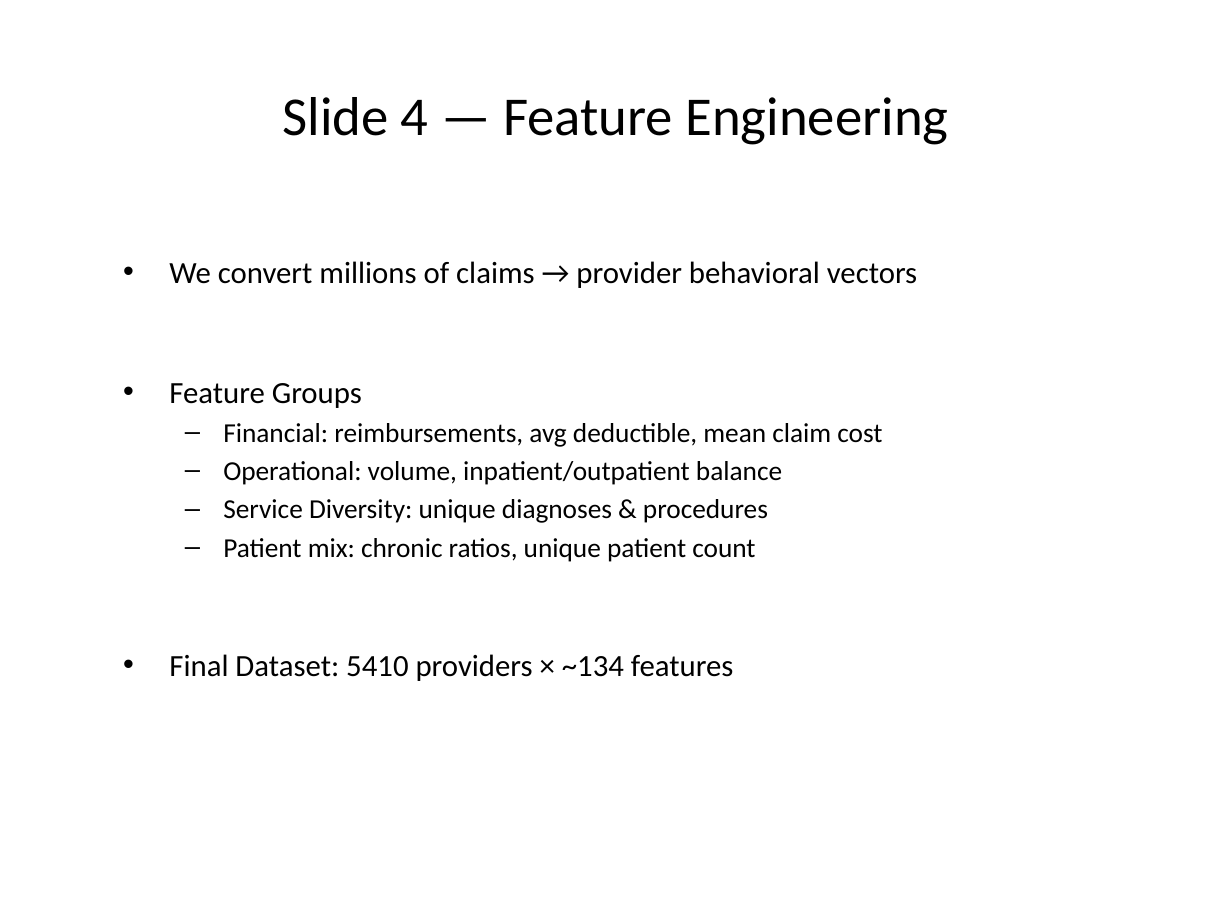
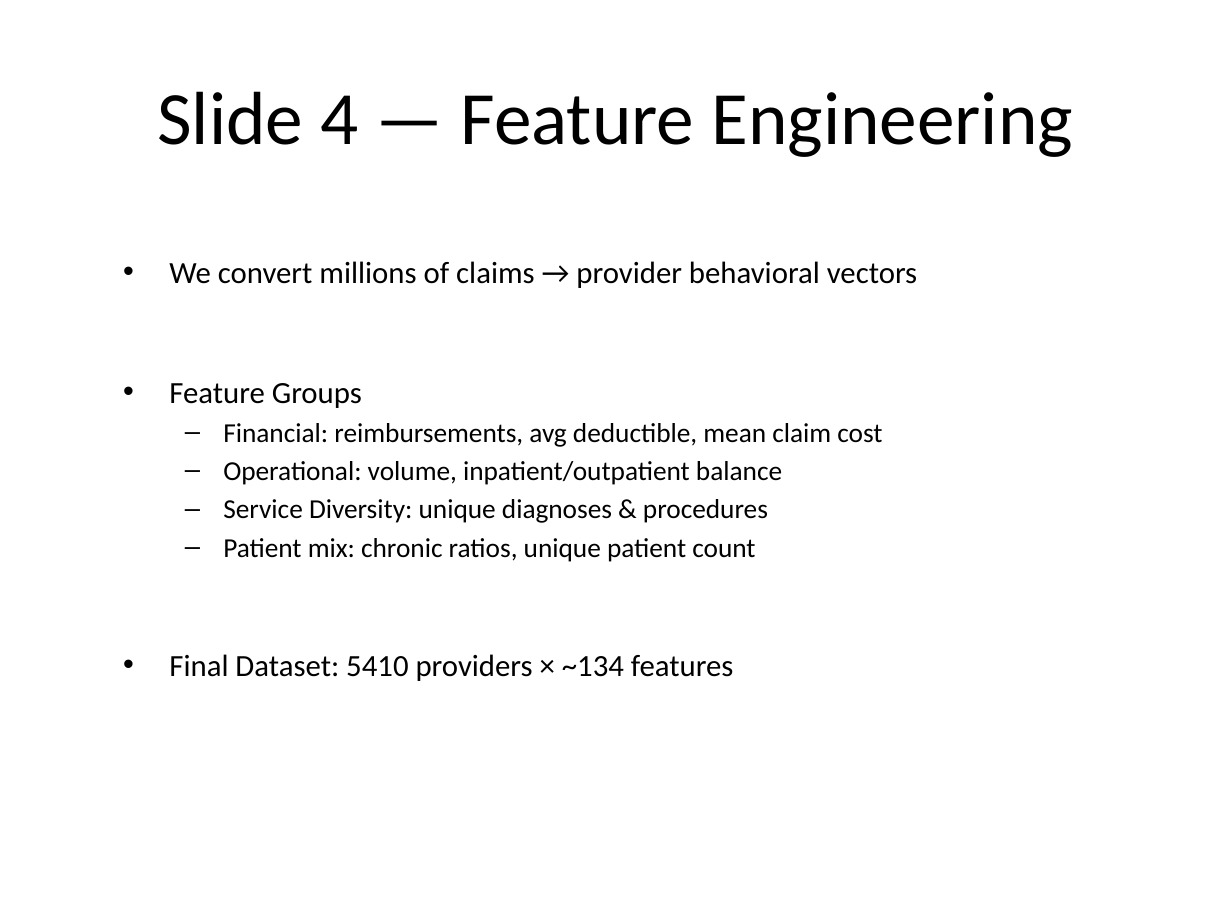
Before and after one commit to mohamedosamaa428/fraud_detection_project, a slide deck: slide 5 of reports/presentation.pptx. Drawn at 1232x924 pixels with LibreOffice and Linux fonts; fonts in the diff are those of the drawing. Boxes give left, top, right and bottom in pixels: in the first picture for what was removed or moved away, otherwise in the second. Text is boxed around its words. In the diff, an @@ line names an element or a change of style, - is before the commit and + after.

```diff
--- a/reports/presentation.pptx
+++ b/reports/presentation.pptx
@@ title "Slide 4 — Feature Engineering" at (157,91,1073,157): size 32 to 44 pt @@
```
Also in this commit, not shown: 12 other slides changed, 1 other file.
